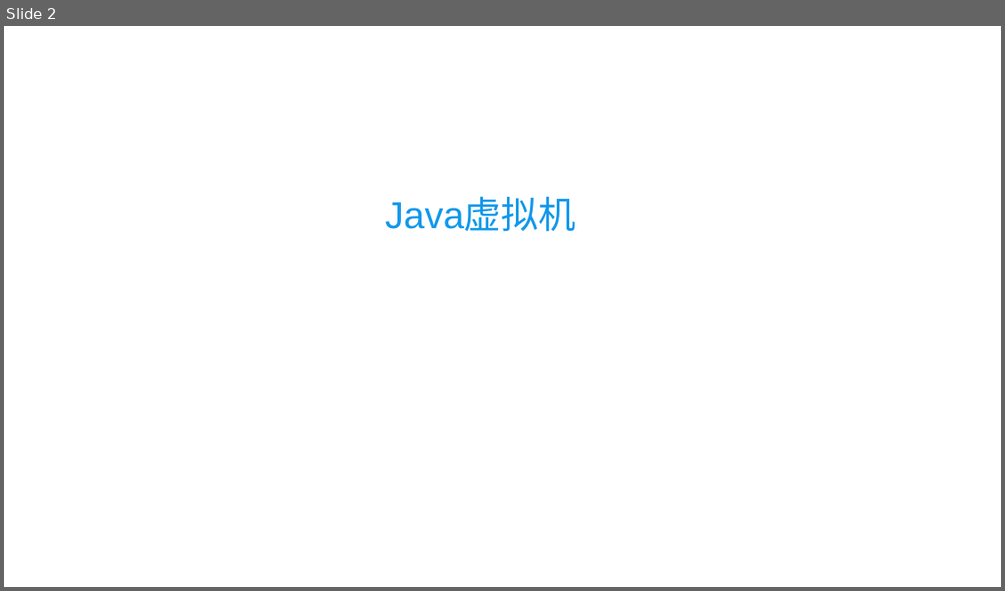
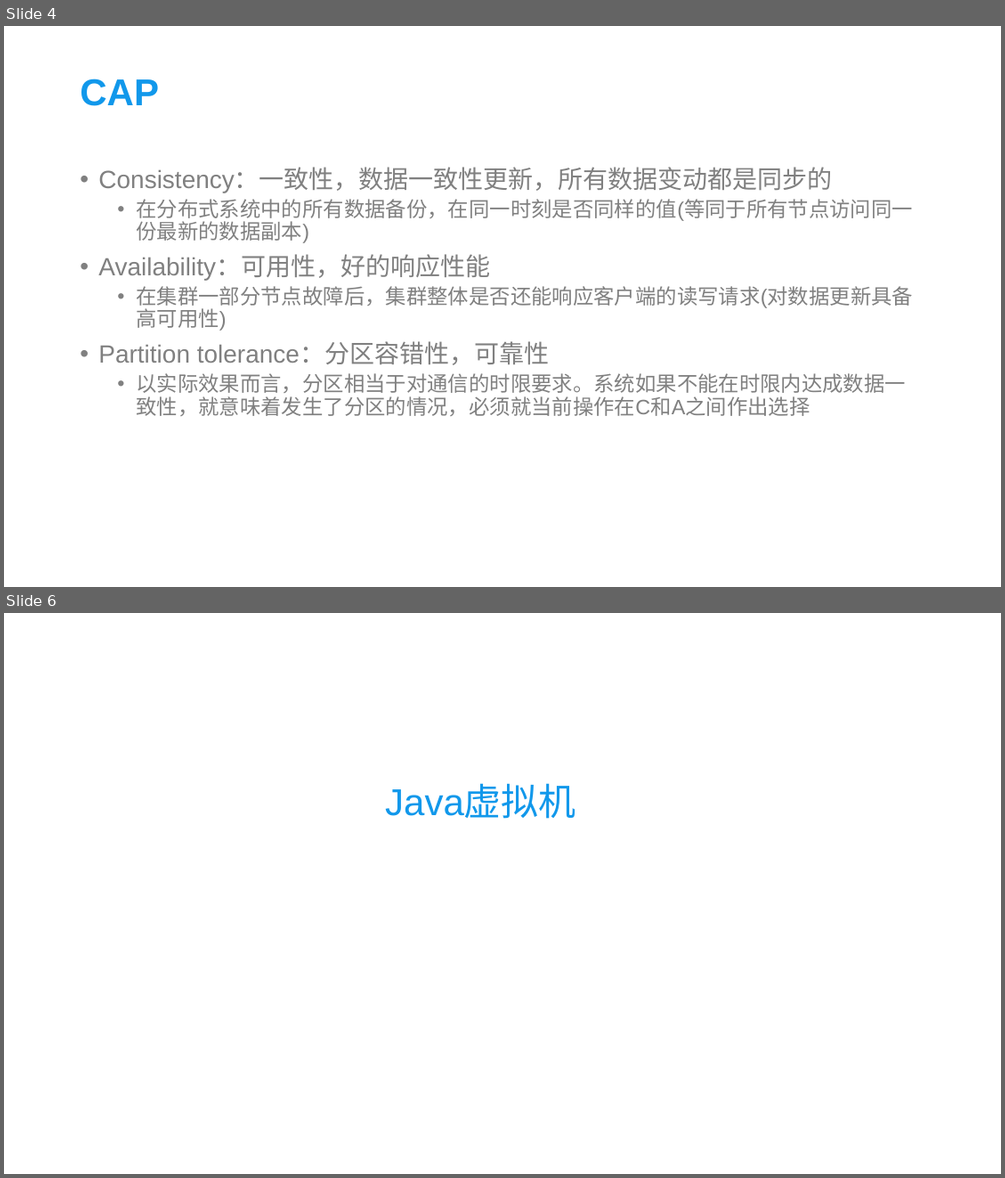
Before and after one commit to xrw560/knowledge-store, a slide deck: cusppt/java.pptx. Shown one above the other, each under a label of ours: slide 2 before the commit, slides 4 and 6 after it; the slides between them are not shown. The pictures are 1005x591 and 1005x1178 pixels, drawn with LibreOffice and Linux fonts; fonts in the diff are those of the drawing; background and template pictures are left out. Boxes give left, top, right and bottom in pixels: in the first picture for what was removed or moved away, otherwise in the second. Text is boxed around its words. In the diff, an @@ line names an element or a change of style, - is before the commit and + after.

```diff
--- a/cusppt/java.pptx
+++ b/cusppt/java.pptx
@@ slide 4 added at <box>4,26,1001,587</box>, background picture (left out) @@
@@ title added at <box>80,79,159,106</box>, 36 pt, text #1198EB, bold @@
+CAP
@@ text added at <box>98,168,913,416</box>, 20 pt, text #808080 @@
+• Consistency：一致性，数据一致性更新，所有数据变动都是同步的
+  • 在分布式系统中的所有数据备份，在同一时刻是否同样的值(等同于所有节点访问同一份最新的数据副本)
+• Availability：可用性，好的响应性能
+  • 在集群一部分节点故障后，集群整体是否还能响应客户端的读写请求(对数据更新具备高可用性)
+• Partition tolerance：分区容错性，可靠性
+  • 以实际效果而言，分区相当于对通信的时限要求。系统如果不能在时限内达成数据一致性，就意味着发生了分区的情况，必须就当前操作在C和A之间作出选择
@@ what was slide 2 is now slide 6 @@
```
Also in this commit, not shown: 8 slides changed, 13 other slides added, 1 other file.
